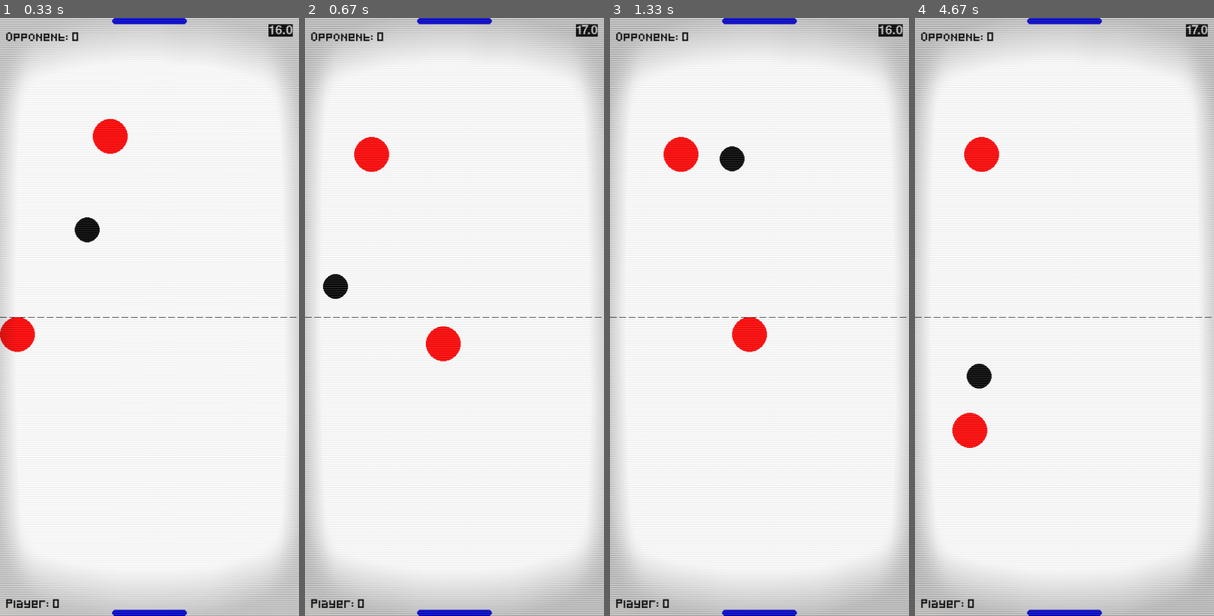
Above: before the commit, frames 1-4 (left to right).
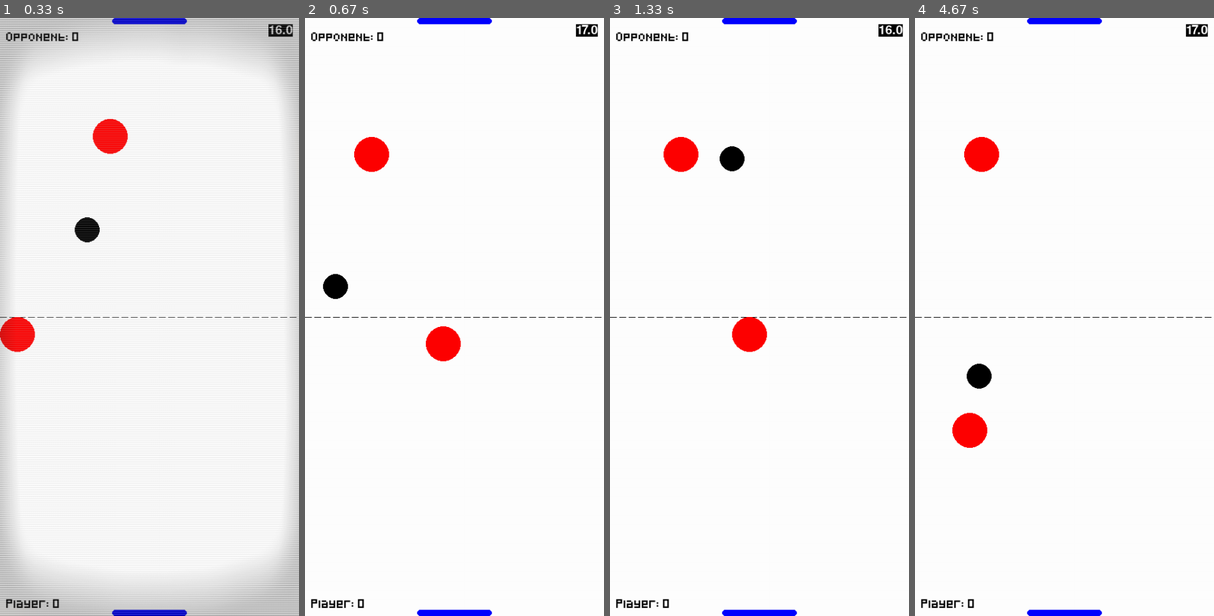
Above: after the commit, the same moments.

Repository: nintanuki/pygame-air-hockey
Game: pygame game, started from main.py
The game is run twice, just before and just after one commit, with the same random seed, the same clock (stepped at 60 frames per second) and the same inputs.
Inputs (mouse positions are in pixels of both pictures, inside the frame that each line leads up to):
- Up to frame 1 (0.33 s): no input
- Up to frame 2 (0.67 s): hold F11 from 0.33 s (still down); move the mouse to (442, 340) at 0.37 s
- Up to frame 3 (1.33 s): release F11 at 0.8 s; click (648, 328) at 0.88 s; click (750, 215) at 1.22 s
- Up to frame 4 (4.67 s): click (1142, 89) at 1.55 s; click (1112, 95) at 1.88 s; click (1133, 227) at 2.22 s; click (998, 376) at 2.55 s; click (1118, 514) at 2.88 s; click (989, 418) at 3.22 s; click (1172, 131) at 3.55 s; click (965, 233) at 3.88 s; click (1145, 346) at 4.22 s; click (968, 430) at 4.55 s

Frame 1 is identical in both runs. In frame 2, 20% of the frame differs, in the area x 0-100%, y 0-100%; in frame 3, 20%; in frame 4, 20%.

Commit message:
Add fullscreen option

Diff:
--- a/main.py
+++ b/main.py
@@ -9,7 +9,7 @@
 class Game:
     def __init__(self):
         pygame.init()
-        self.screen = pygame.display.set_mode((SCREEN_WIDTH, SCREEN_HEIGHT))
+        self.screen = pygame.display.set_mode((SCREEN_WIDTH, SCREEN_HEIGHT), pygame.SCALED)
         pygame.display.set_caption('Air Hockey')
         self.clock = pygame.time.Clock()
         self.audio = Audio()
@@ -242,6 +242,9 @@
                     if event.button == 1:  # Left mouse button
                         self.is_spiking = False
                 if event.type == pygame.KEYDOWN:
+                    if event.key == pygame.K_F11:
+                        pygame.display.toggle_fullscreen()
+                        self.full_screen = not self.full_screen
                     if event.key == pygame.K_RETURN:  # Press Enter to pause/unpause
                         self.audio.channel_0.pause()
                         self.audio.channel_3.play(self.audio.pause_sound)
